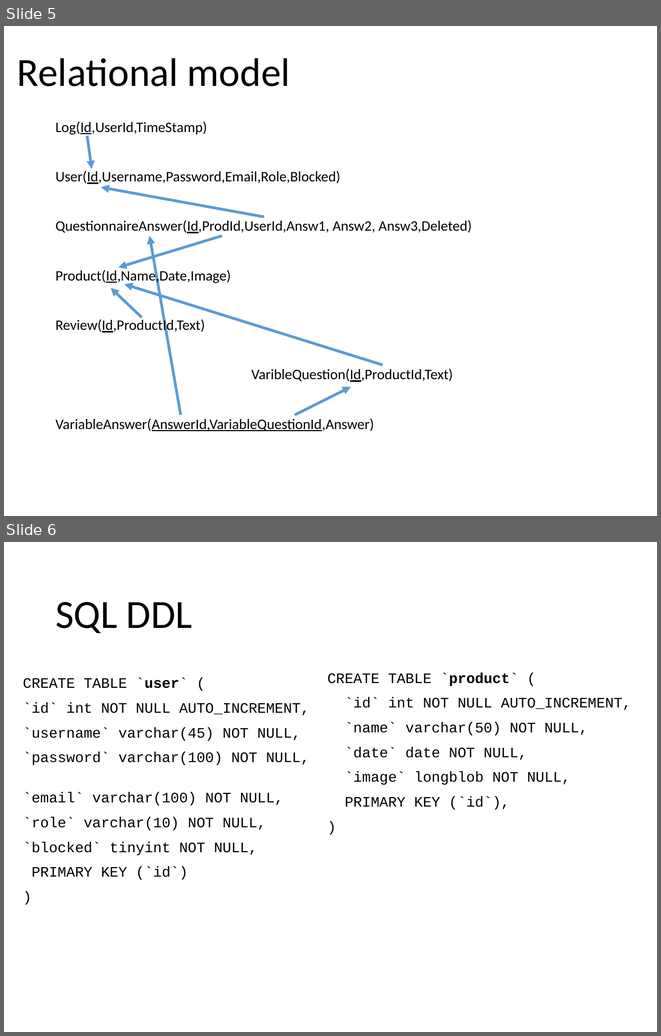
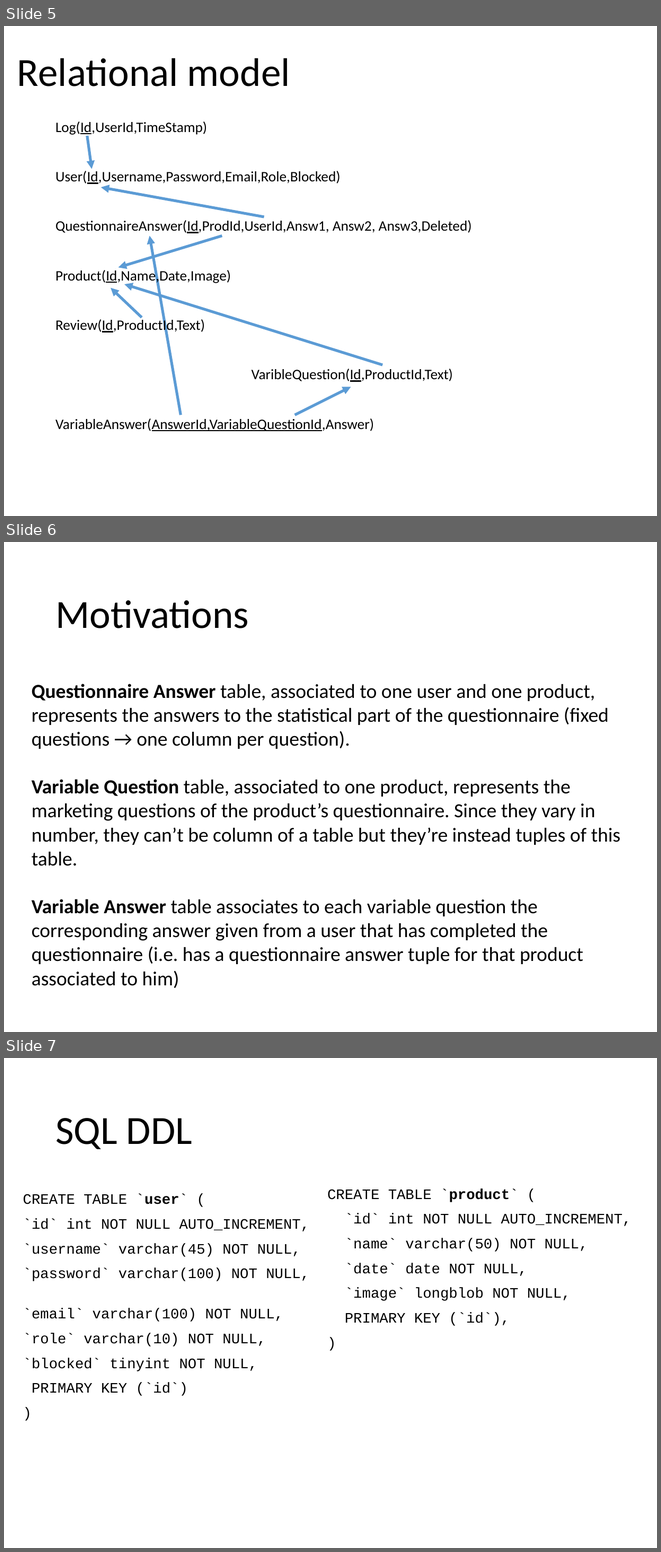
Before and after one commit to riccardo-nannini/Gamified-Marketing-Application, a slide deck: DD.pptx. Shown one above the other, each under a label of ours: slides 5 and 6 before the commit, slides 5, 6 and 7 after it. The pictures are 661x1036 and 661x1552 pixels, drawn with LibreOffice and Linux fonts; fonts in the diff are those of the drawing. Boxes give left, top, right and bottom in pixels: in the first picture for what was removed or moved away, otherwise in the second. Text is boxed around its words. In the diff, an @@ line names an element or a change of style, - is before the commit and + after.

Commit message:
ppt motivation slide

```diff
--- a/DD.pptx
+++ b/DD.pptx
@@ slide 6 added at [4, 542, 657, 1032], background #FFFFFF @@
@@ title added at [55, 600, 249, 628], 44 pt, text #000000 @@
+Motivations
@@ text added at [32, 684, 621, 988], 22 pt, text #000000 @@
+Questionnaire Answer table, associated to one user and one product, represents the answers to the statistical part of the questionnaire (fixed questions → one column per question).
+Variable Question table, associated to one product, represents the marketing questions of the product’s questionnaire. Since they vary in number, they can’t be column of a table but they’re instead tuples of this table.
+Variable Answer table associates to each variable question the corresponding answer given from a user that has completed the questionnaire (i.e. has a questionnaire answer tuple for that product associated to him)
@@ what was slide 6 is now slide 7 @@
```
